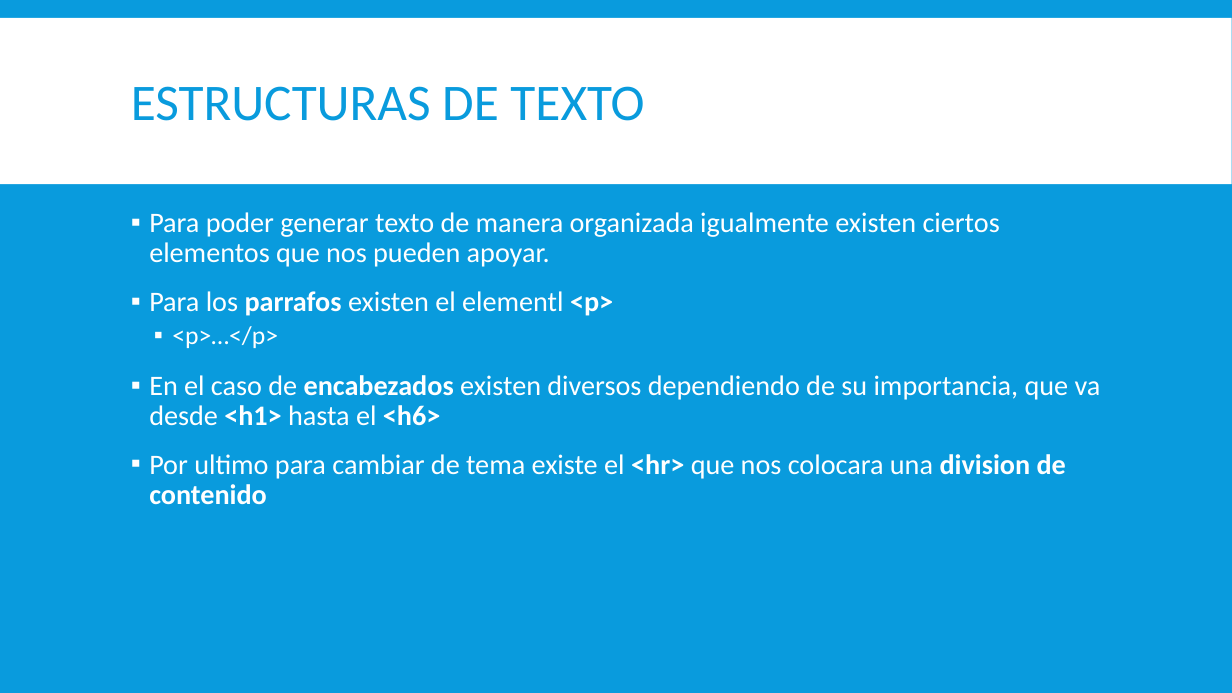
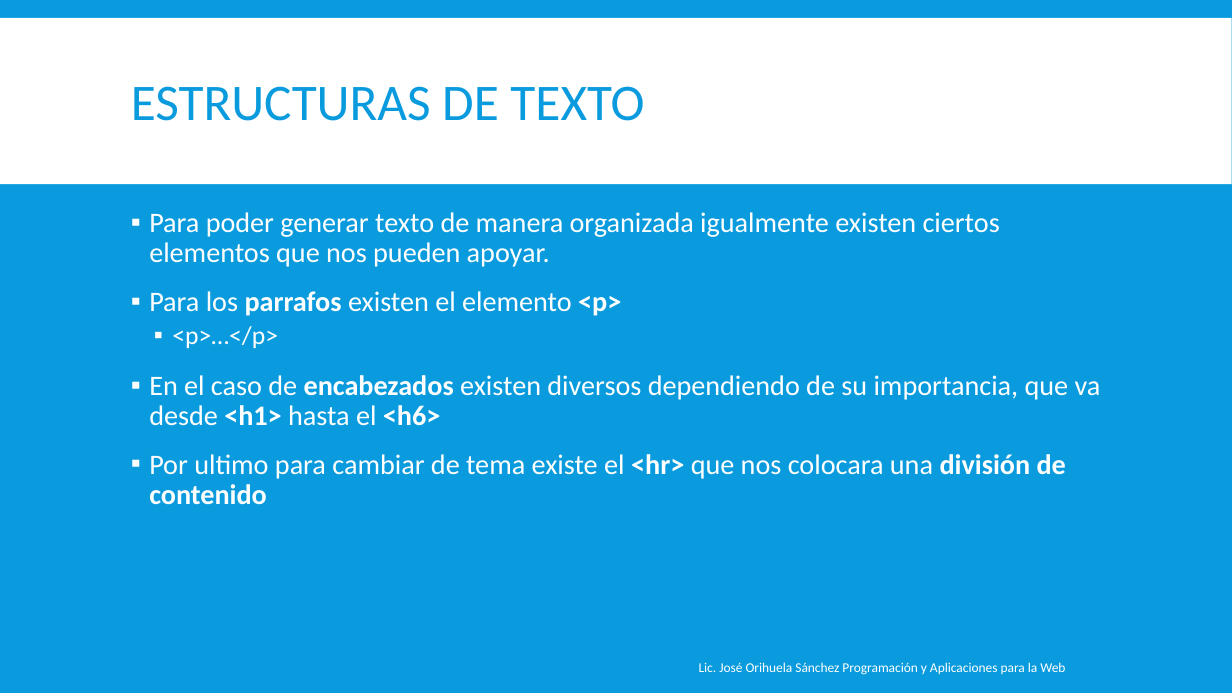
Before and after one commit to magoclown/PAPW, a slide deck: slide 8 of Presentaciones/Primer Parcial/DISEÑO WEB.pptx. Drawn at 1232x693 pixels with LibreOffice and Linux fonts; fonts in the diff are those of the drawing. Boxes give left, top, right and bottom in pixels: in the first picture for what was removed or moved away, otherwise in the second. Text is boxed around its words. In the diff, an @@ line names an element or a change of style, - is before the commit and + after.

Commit message:
Correccion de typos

```diff
--- a/Presentaciones/Primer Parcial/DISEÑO WEB.pptx
+++ b/Presentaciones/Primer Parcial/DISEÑO WEB.pptx
@@ text at [149, 291, 621, 316]: text changed @@
-▪ Para los parrafos existen el elementl <p>
+▪ Para los parrafos existen el elemento <p>
@@ text at [149, 454, 1066, 505]: text changed @@
-▪ Por ultimo para cambiar de tema existe el <hr> que nos colocara una division de contenido
+▪ Por ultimo para cambiar de tema existe el <hr> que nos colocara una división de contenido
@@ text added at [699, 662, 1065, 675], 10.5 pt, text #FFFFFF @@
+Lic. José Orihuela Sánchez Programación y Aplicaciones para la Web
```
Also in this commit, not shown: 25 other slides changed.
